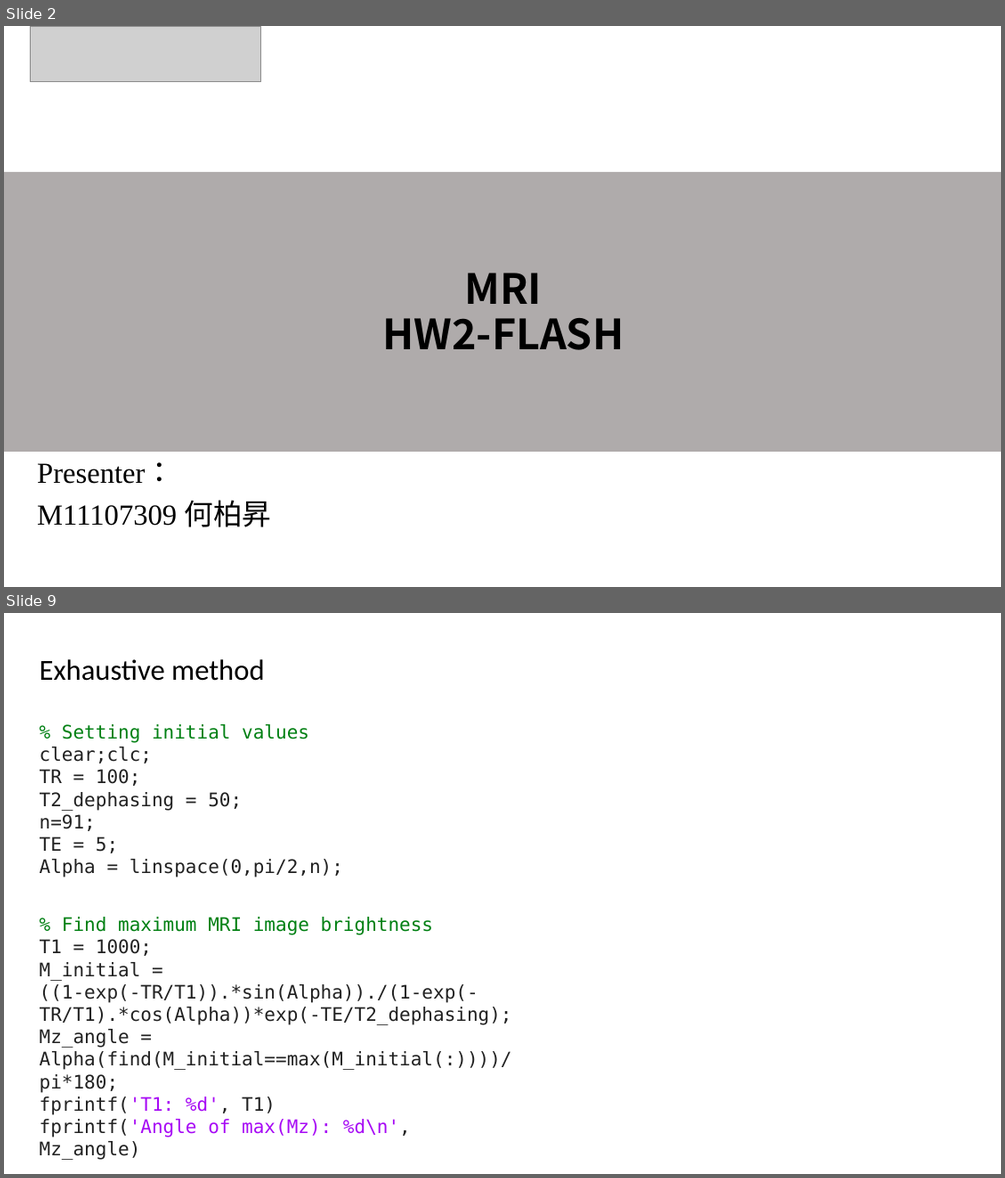
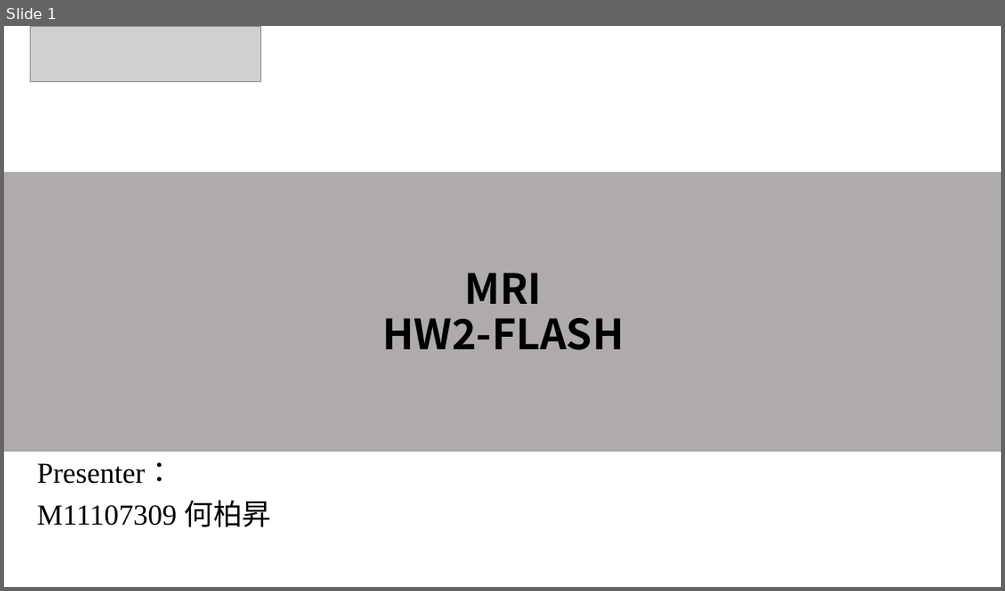
Before and after one commit to DanielHo-BS/MRI, a slide deck: FLASH_HW2/HW2.pptx. Shown one above the other, each under a label of ours: slides 2 and 9 before the commit, slide 1 after it; the slides between them are not shown. The pictures are 1005x1178 and 1005x591 pixels, drawn with LibreOffice and Linux fonts; fonts in the diff are those of the drawing; grey boxes stand for pictures. Boxes give left, top, right and bottom in pixels: in the first picture for what was removed or moved away, otherwise in the second. Text is boxed around its words. In the diff, an @@ line names an element or a change of style, - is before the commit and + after.

```diff
--- a/FLASH_HW2/HW2.pptx
+++ b/FLASH_HW2/HW2.pptx
@@ slide 9 removed at [4,613,1001,1174], background #FFFFFF @@
@@ text removed at [40,659,265,681] @@
-Exhaustive method
@@ text removed at [40,724,343,877] @@
-% Setting initial values
-clear;clc;
-TR = 100;
-T2_dephasing = 50;
-n=91;
-TE = 5;
-Alpha = linspace(0,pi/2,n);
@@ text removed at [40,916,512,1159] @@
-% Find maximum MRI image brightness
-T1 = 1000;
-M_initial = ((1-exp(-TR/T1)).*sin(Alpha))./(1-exp(-TR/T1).*cos(Alpha))*exp(-TE/T2_dephasing);
-Mz_angle = Alpha(find(M_initial==max(M_initial(:))))/pi*180;
-fprintf('T1: %d', T1)
-fprintf('Angle of max(Mz): %d\n', Mz_angle)
@@ what was slide 2 is now slide 1 @@
```
Also in this commit, not shown: 3 slides changed, 23 slides added, 6 other slides removed, 6 other files.
